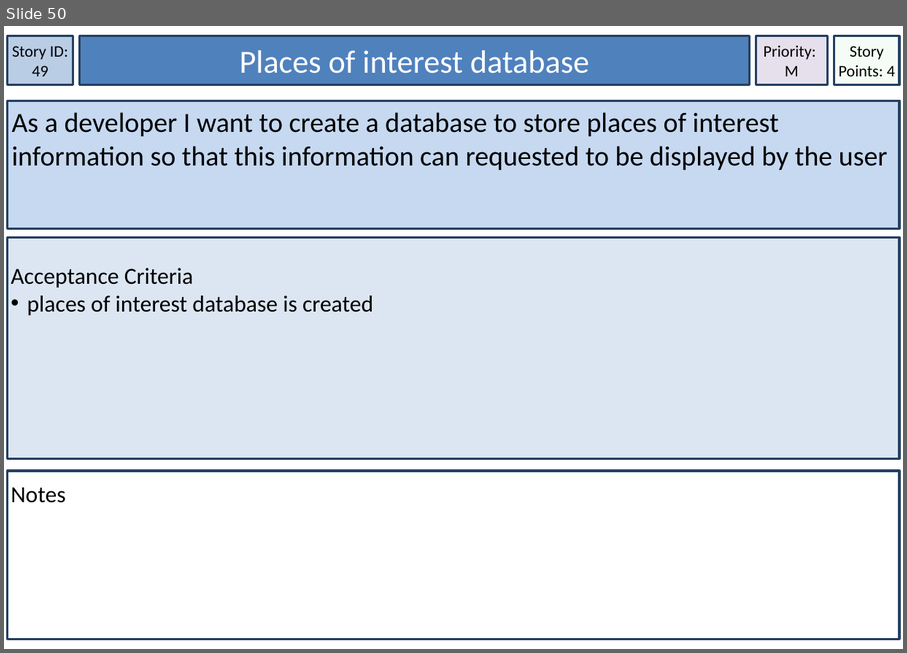
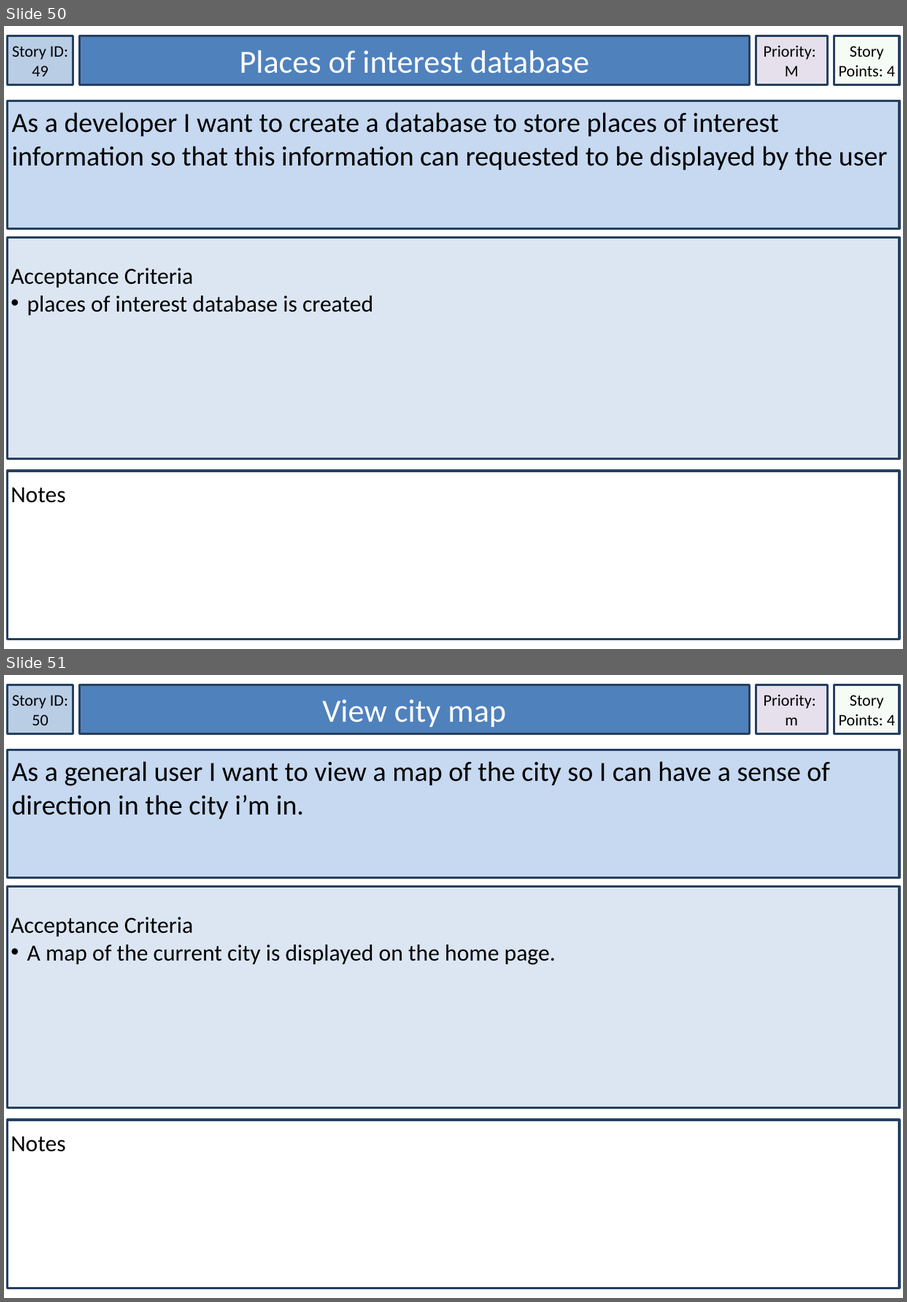
Before and after one commit to locky192/IFB299, a slide deck: story cards.pptx. Shown one above the other, each under a label of ours: slide 50 before the commit, slides 50 and 51 after it. The pictures are 907x653 and 907x1302 pixels, drawn with LibreOffice and Linux fonts; fonts in the diff are those of the drawing. Boxes give left, top, right and bottom in pixels: in the first picture for what was removed or moved away, otherwise in the second. Text is boxed around its words. In the diff, an @@ line names an element or a change of style, - is before the commit and + after.

Commit message:
story cards

```diff
--- a/story cards.pptx
+++ b/story cards.pptx
@@ slide 51 added at (4,675,903,1298), background #FFFFFF @@
@@ rectangle added at (8,685,73,734), fill #B9CDE5, outline #254061 2.01 pt @@
@@ text added at (12,695,68,725), 14 pt, text #000000 @@
+Story ID: 50
@@ rectangle added at (80,685,750,734), fill #4F81BD, outline #254061 2.01 pt @@
@@ rectangle added at (757,685,829,734), fill #E6E0EC, outline #254061 2.01 pt @@
@@ text added at (764,695,816,725), 14 pt, text #000000 @@
+Priority:
+m
@@ rectangle added at (835,685,900,734), fill #CCF0CD at 20% opacity, outline #254061 2.01 pt @@
@@ text added at (839,695,895,725), 14 pt, text #000000 @@
+Story Points: 4
@@ text added at (322,699,506,727), 28 pt, text #FFFFFF @@
+View city map
@@ rectangle added at (8,749,900,878), fill #C6D9F1, outline #254061 2.01 pt @@
@@ text added at (12,761,830,819), 24 pt, text #000000 @@
+As a general user I want to view a map of the city so I can have a sense of direction in the city i’m in.
@@ rectangle added at (8,886,900,1108), fill #DCE6F2, outline #254061 2.01 pt @@
@@ text added at (11,917,556,965), 20 pt, text #000000 @@
+Acceptance Criteria
+• A map of the current city is displayed on the home page.
@@ rectangle added at (8,1120,900,1288), fill #FFFFFF, outline #254061 2.01 pt @@
@@ text added at (11,1136,65,1152), 20 pt, text #000000 @@
+Notes
```
